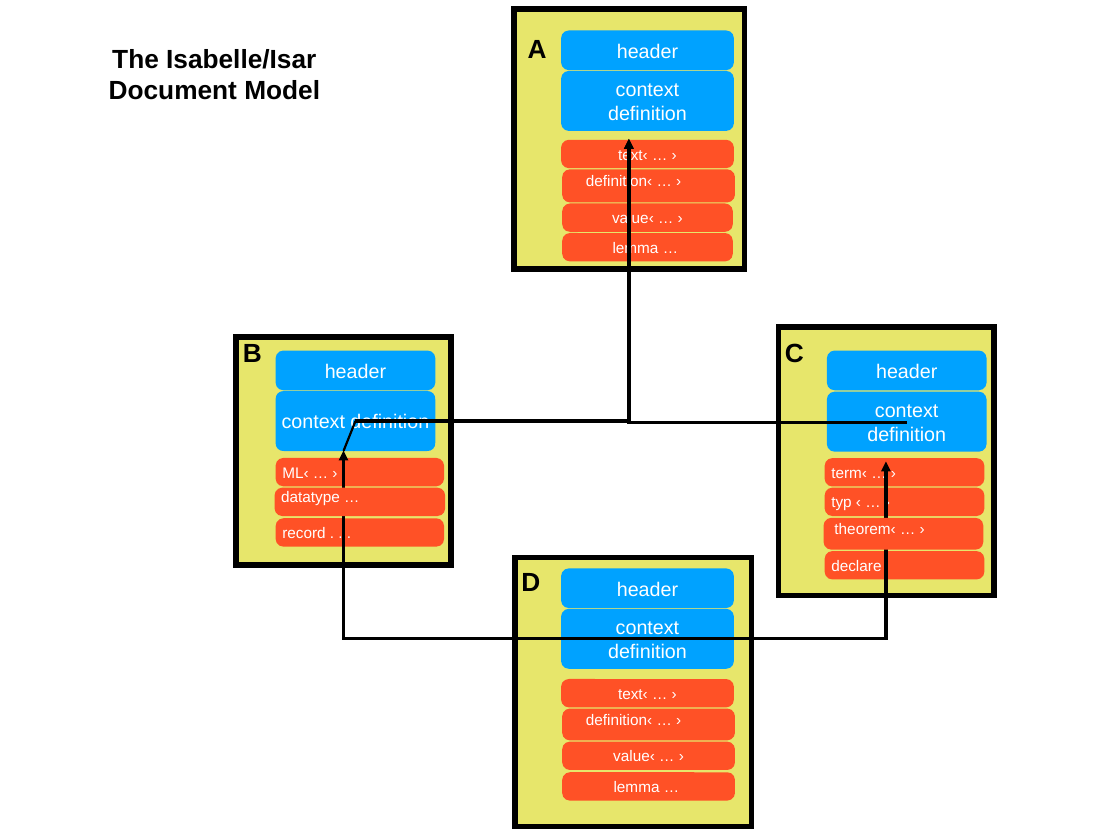
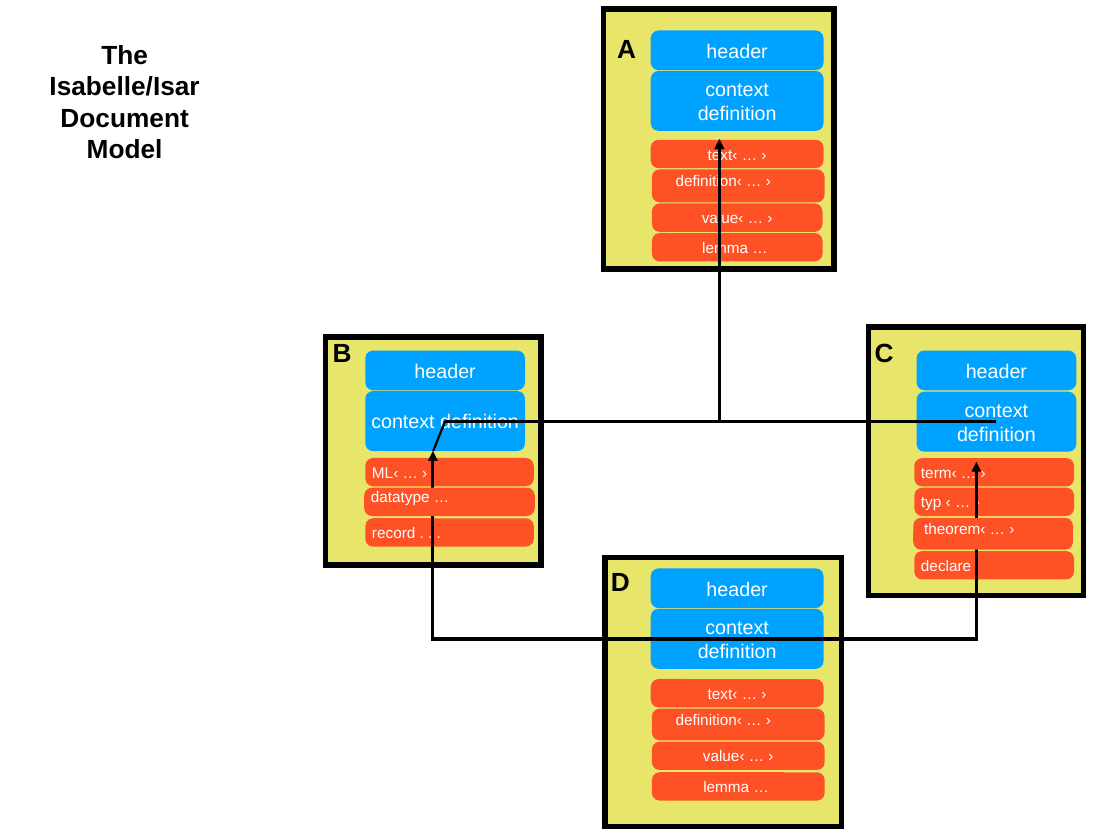
Before and after one commit to logicalhacking/Isabelle_DOF, a slide deck: slide 4 of Isabelle_DOF/document/figures/document-model.pptx (slide 3 before the commit). Drawn at 1120x840 pixels with LibreOffice and Linux fonts; fonts in the diff are those of the drawing. Boxes give left, top, right and bottom in pixels: in the first picture for what was removed or moved away, otherwise in the second. Text is boxed around its words. In the diff, an @@ line names an element or a change of style, - is before the commit and + after.

```diff
--- a/Isabelle_DOF/document/figures/document-model.pptx
+++ b/Isabelle_DOF/document/figures/document-model.pptx
@@ text "The Isabelle/Isar Document Model" rewrapped from [109, 49, 320, 100] to [49, 45, 199, 159] @@
@@ 15 rounded rectangles, 11 texts, 4 rectangles, 4 elbow arrows, 1 freeform shape, 1 line: place and size @@
-15 rounded rectangles, 11 texts, 4 rectangles, 4 elbow arrows, 1 freeform shape, 1 line at [236, 9, 994, 826]
+15 rounded rectangles, 11 texts, 4 rectangles, 4 elbow arrows, 1 freeform shape, 1 line at [325, 9, 1084, 826]
```
Also in this commit, not shown: 4 other slides changed, 1 slide added, 3 other files.
